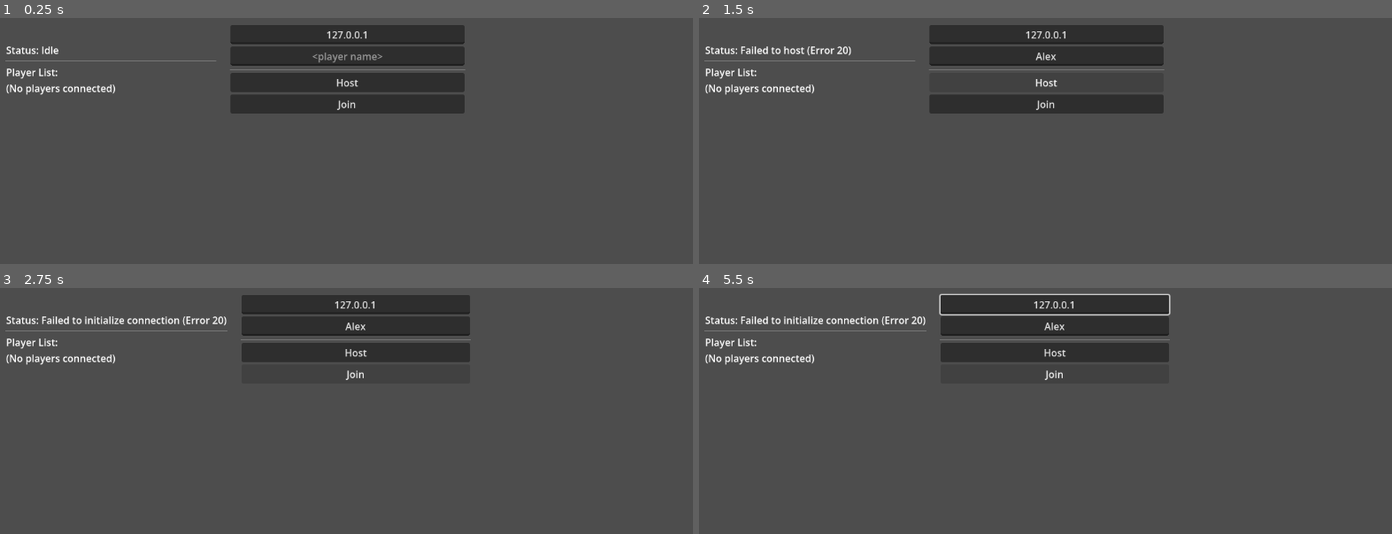
Above: before the commit, frames 1-4 (two rows, left to right).
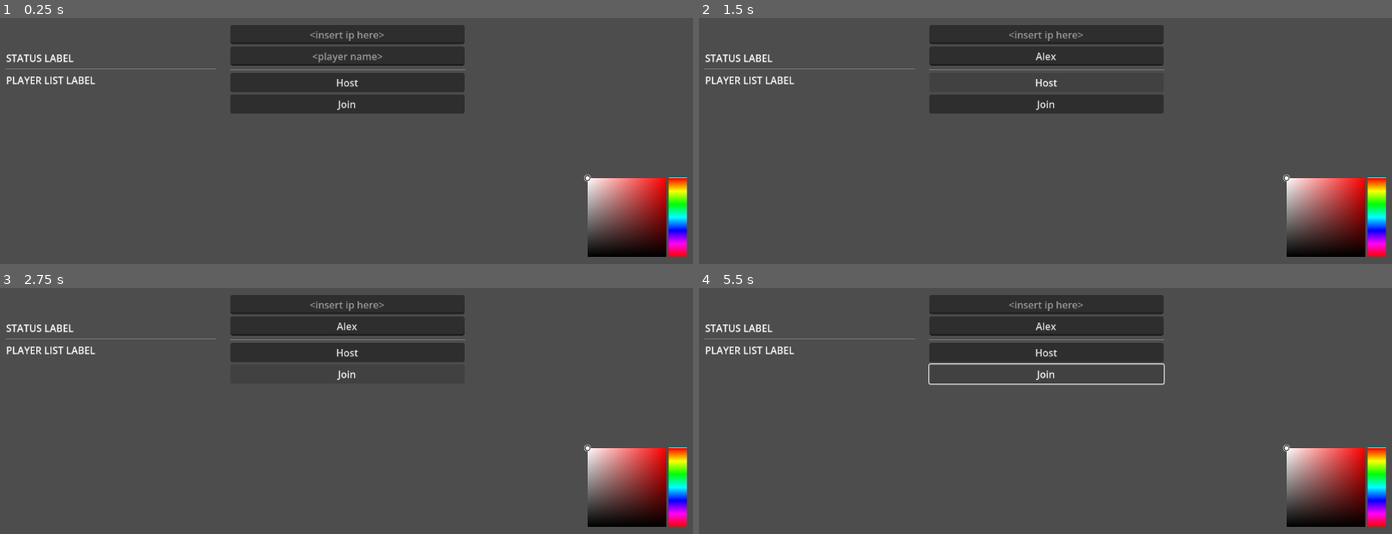
Above: after the commit, the same moments.

Repository: KoskenKolistaja/netipeli
Game: Godot game, scene res://Views/main.tscn
Same seed, same stepped clock (60 frames per second), same inputs: the game is played once before the commit and once after it.
Inputs (mouse positions are in pixels of both pictures, inside the frame that each line leads up to):
- Up to frame 1 (0.25 s): no input
- Up to frame 2 (1.5 s): click (1045, 54) at 0.52 s; type "Alex" at 0.6 s; click "Host" at 1.25 s
- Up to frame 3 (2.75 s): click "Join" at 2 s
- Up to frame 4 (5.5 s): hold Right (ui_right) 2.78-4.28 s; tap Up (ui_up) at 3.02, 3.77, 5.27 s; hold Left (ui_left) 4.28-5.03 s; hold Right (ui_right) from 5.03 s (still down)

The runs differ from the first frame. In frame 1, 5.6% of the frame differs, in the area x 0-100%, y 5-98%; in frame 2, 5.8%; in frame 3, 6.8%; in frame 4, 7.8%, in the area x 0-100%, y 2-98%.
Error after the commit: Parse Error: Too many arguments for "add_player()" call. Expected at most 2 but received 3. (res://Views/main_menu.gd:44)

Commit message:
color picker + white man

Diff:
--- a/Views/main_menu.gd
+++ b/Views/main_menu.gd
@@ -41,7 +41,7 @@
 
 	# Register host (ID 1) in both local dictionary and PlayerData singleton
 	PlayerData.clear_players()
-	PlayerData.add_player(1, PlayerData.player_name)
+	PlayerData.add_player(1, PlayerData.player_name, %ColorPicker.color)
 	players[1] = PlayerData.player_name
 	_update_player_list_ui()
 	%PlayButton.show()
--- a/Views/main_menu.tscn
+++ b/Views/main_menu.tscn
@@ -86,6 +86,22 @@
 layout_mode = 2
 size_flags_horizontal = 3
 
+[node name="ColorPicker" type="ColorPicker" parent="." unique_id=43687341]
+unique_name_in_owner = true
+layout_mode = 0
+offset_left = 962.0
+offset_top = 497.0
+offset_right = 1132.0
+offset_bottom = 633.0
+theme_override_constants/sv_width = 128
+theme_override_constants/sv_height = 128
+color_mode = 1
+sampler_visible = false
+color_modes_visible = false
+sliders_visible = false
+hex_visible = false
+presets_visible = false
+
 [connection signal="pressed" from="HBoxContainer/VBoxContainer/HostButton" to="." method="_on_host_button_pressed"]
 [connection signal="pressed" from="HBoxContainer/VBoxContainer/JoinButton" to="." method="_on_join_button_pressed"]
 [connection signal="pressed" from="HBoxContainer/VBoxContainer/PlayButton" to="." method="_on_play_button_pressed"]
--- /dev/null
+++ b/default_bus_layout.tres
@@ -0,0 +1,4 @@
+[gd_resource type="AudioBusLayout" format=3 uid="uid://dkjadat7psaxd"]
+
+[resource]
+bus/0/volume_db = -31.414507
--- a/project.godot
+++ b/project.godot
@@ -15,6 +15,10 @@
 run/main_scene="uid://cmdleh6x6qddg"
 config/features=PackedStringArray("4.6", "Forward Plus")
 config/icon="res://icon.svg"
+
+[audio]
+
+buses/default_bus_layout="uid://dkjadat7psaxd"
 
 [autoload]
 
Binary file changed: Assets/Character/individual_sheets/male_hero_template-fall.png
Binary file changed: Assets/Character/individual_sheets/male_hero_template-fall_loop.png
Binary file changed: Assets/Character/individual_sheets/male_hero_template-idle.png
Binary file changed: Assets/Character/individual_sheets/male_hero_template-jump.png
Binary file changed: Assets/Character/individual_sheets/male_hero_template-run.png
Binary file changed: Assets/Character/individual_sheets/male_hero_template-walk.png
